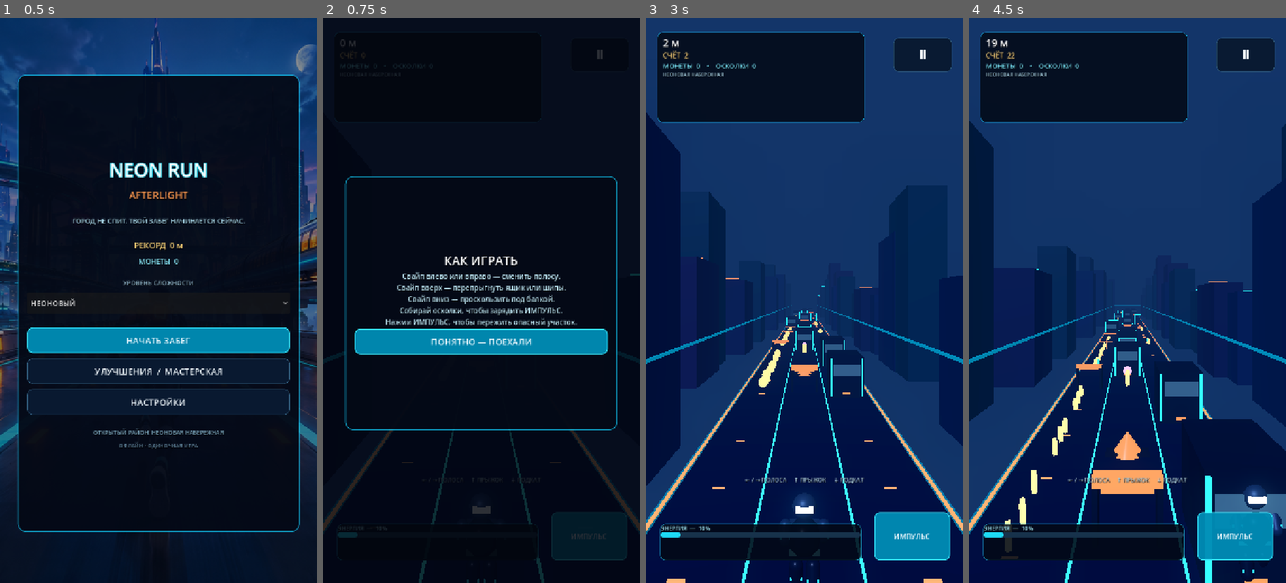
Above: before the commit, frames 1-4 (left to right).
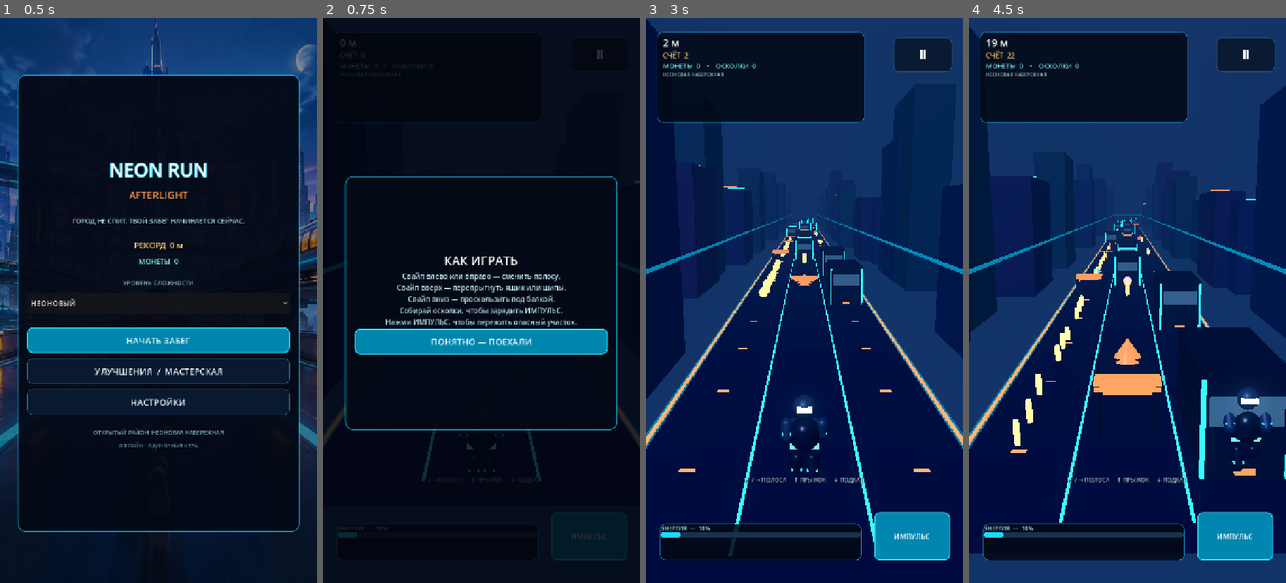
Above: after the commit, the same moments.

Repository: exeteee/neon-run-afterlight
Game: Godot game, scene res://scenes/main.tscn
The game is run twice, just before and just after one commit, with the same random seed, the same clock (stepped at 60 frames per second) and the same inputs.
Inputs (mouse positions are in pixels of both pictures, inside the frame that each line leads up to):
- Up to frame 1 (0.5 s): no input
- Up to frame 2 (0.75 s): click "НАЧАТЬ ЗАБЕГ" at 0.5 s
- Up to frame 3 (3 s): click "Ⅱ" at 1.25 s; click "ИМПУЛЬС" at 2 s; click "ПОНЯТНО — ПОЕХАЛИ" at 2.75 s
- Up to frame 4 (4.5 s): tap Enter at 3.5 s; move the mouse to (1197, 272) at 3.52 s; hold Right 3.53-4.25 s; tap Shift at 3.6 s; click (1197, 272) at 3.67 s; tap Space at 3.77 s; drag from (1064, 328) to (1111, 413) at 4.27 s

Frame 1 is identical in both runs. In frame 2, 1.4% of the frame differs, in the area x 0-100%, y 28-100%; in frame 3, 24%; in frame 4, 31%, in the area x 0-100%, y 1-100%.

Commit message:
Fix camera setup order before look_at

Diff:
--- a/scripts/main.gd
+++ b/scripts/main.gd
@@ -233,8 +233,8 @@
     camera_3d.position = Vector3(0.0, 6.5, 10.5)
     camera_3d.fov = 62.0
     camera_3d.current = true
+    add_child(camera_3d)
     camera_3d.look_at(Vector3(0.0, 1.2, -17.0), Vector3.UP)
-    add_child(camera_3d)
 
     for index in range(MAX_SEGMENTS):
         var segment := _create_segment(-11.0 - float(index) * SEGMENT_LENGTH, index == 0)
